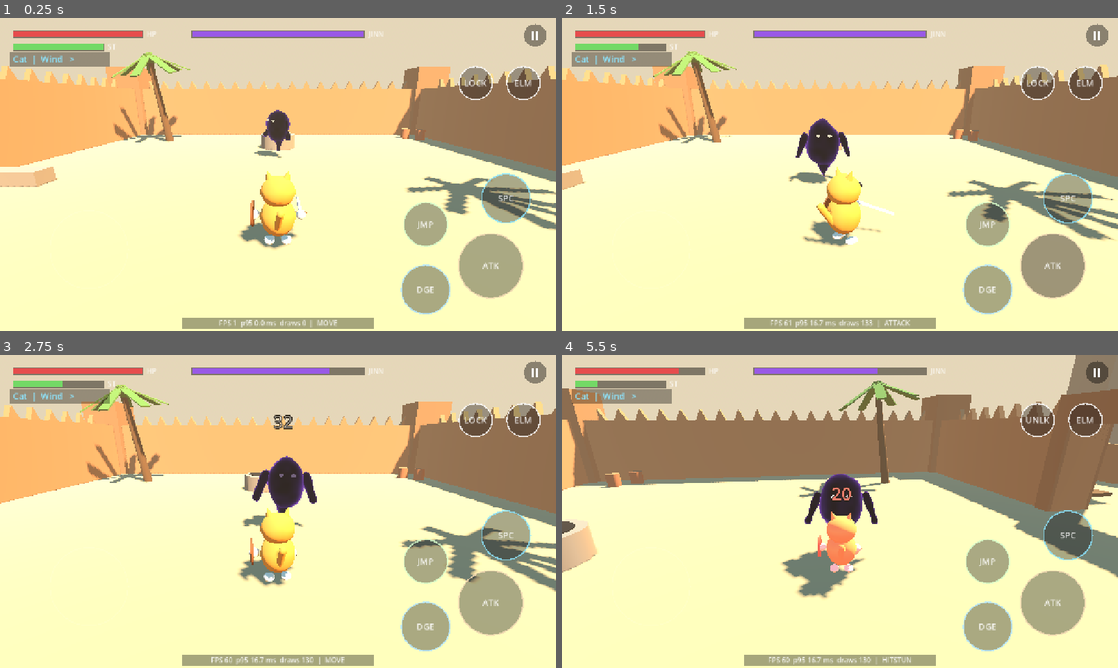
Above: before the commit, frames 1-4 (two rows, left to right).
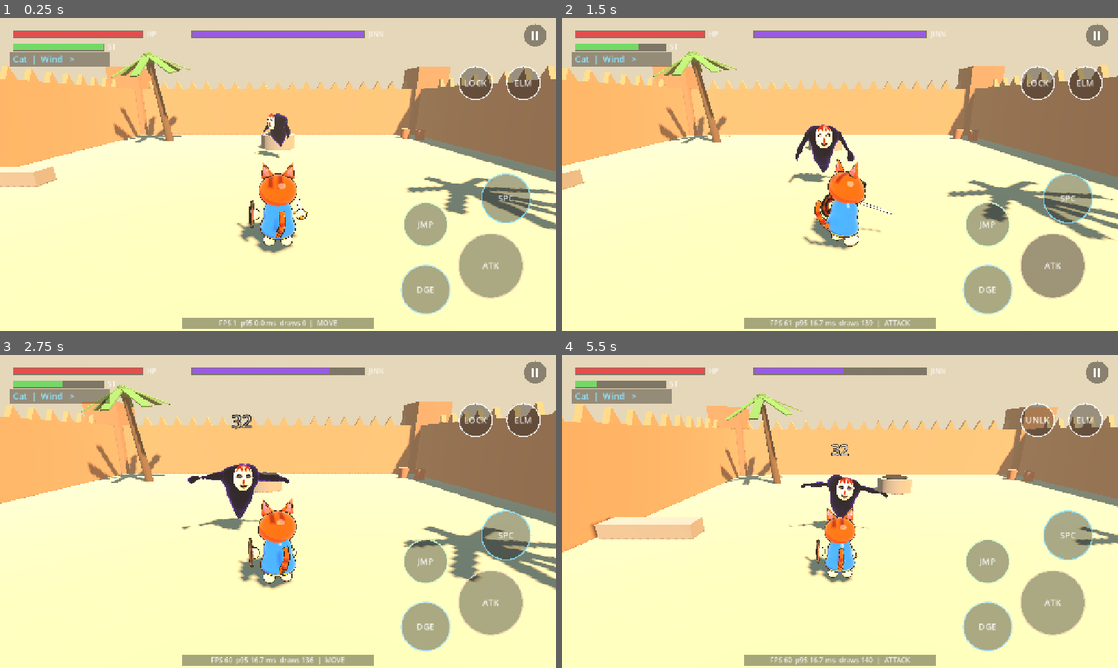
Above: after the commit, the same moments.

Repository: hafid753-rgb/desertgame
Game: Godot game, scene res://game/main.tscn
Two runs of this game, one before a commit and one after it. Both use one fixed random seed, a clock stepped at 60 frames per second and the inputs below.
Inputs (mouse positions are in pixels of both pictures, inside the frame that each line leads up to):
- Up to frame 1 (0.25 s): no input
- Up to frame 2 (1.5 s): move the mouse to (962, 158) at 0.52 s; hold D (move_right) 0.53-1.25 s; tap J (attack) at 0.6 s; click (962, 158) at 0.67 s; tap Space (jump) at 0.77 s; tap E (element) at 0.8 s; drag from (728, 190) to (812, 237) at 1.27 s
- Up to frame 3 (2.75 s): move the mouse to (333, 442) at 2.02 s; hold D (move_right) from 2.03 s (still down); tap 1 (species) at 2.1 s; tap J (attack) at 2.3 s
- Up to frame 4 (5.5 s): release D (move_right) at 2.75 s; drag from (812, 574) to (673, 464) at 2.77 s; move the mouse to (1006, 558) at 3.52 s; hold A (move_left) 3.53-4.25 s; tap Q (cycle_target) at 3.6 s; tap Space (jump) at 3.77 s; tap 1 (species) at 3.8 s; drag from (673, 464) to (756, 433) at 4.27 s; move the mouse to (867, 511) at 5.02 s; hold S (move_back) from 5.03 s (still down); tap E (element) at 5.1 s; click (867, 511) at 5.17 s

The runs differ from the first frame. In frame 1, 2.0% of the frame differs, in the area x 42-56%, y 29-76%; in frame 2, 2.4%; in frame 3, 6.1%; in frame 4, 34%, in the area x 0-100%, y 0-99%.

Commit message:
v0.3: real character models with toon shading
- Blender-built (bpy 5.3) Cat, Fennec, Lizard in daraa robes with embroidered
  pockets, takouba sword, leather shield, masked shadow jinn with claws
- Vertex-coloured parts, ~6k faces per species, floating hands/feet kept
- Toon shader (cel band, cool shadows, rim, spec) + outline adapted from
  GDQuest godot-shaders (MIT); double-sided cloth for the daraa sail
- Jinn arms pose per telegraphed attack; mask fades on banish
- tools/portrait.tscn renders a character lineup

Co-Authored-By: Claude Opus 5.5 <noreply@anthropic.com>
Claude-Session: https://claude.ai/code/session_01FJKj7YND72GBSTHM8TTJ61

Diff:
--- a/game/actors/jinn/jinn.gd
+++ b/game/actors/jinn/jinn.gd
@@ -43,7 +43,6 @@
 var fx_parent: Node
 var damage_taken_total: float = 0.0
 
-var _body: MeshInstance3D
 var _smoke_mat: ShaderMaterial
 var _eye_mat: StandardMaterial3D
 var _ring: MeshInstance3D
@@ -51,6 +50,10 @@
 var _visual: Node3D
 var _flash: float = 0.0
 var _rng := RandomNumberGenerator.new()
+var _arm_r: Node3D
+var _arm_l: Node3D
+var _mask: MeshInstance3D
+var _mask_mat: ShaderMaterial
 var _recent: Array[String] = []
 
 
@@ -152,6 +155,8 @@
 				_enter(S.CIRCLE if ai_enabled else S.IDLE)
 		S.DEAD:
 			_smoke_mat.set_shader_parameter("dissolve", clampf(state_time / 1.2, 0.0, 1.0))
+			if _mask:
+				_mask.scale = Vector3.ONE * maxf(0.01, 1.0 - state_time / 1.0)
 			if state_time > 1.3:
 				defeated.emit(self)
 				queue_free()
@@ -365,8 +370,36 @@
 	else:
 		_visual.rotation.z = 0.0
 	_visual.scale = _visual.scale.lerp(Vector3(swell, 1.0 / sqrt(swell), swell), 1.0 - exp(-12.0 * delta))
+	# Arms read the attack: swipe winds one claw back, burst spreads both,
+	# lunge sweeps both behind. Idle: slow drifting sway.
+	var t_ms := Time.get_ticks_msec() * 0.002
+	var ar := Vector3(sin(t_ms) * 0.12, 0, 0.1 + sin(t_ms * 1.3) * 0.08)
+	var al := Vector3(sin(t_ms + 1.0) * 0.12, 0, -0.1 - sin(t_ms * 1.1) * 0.08)
+	if state == S.TELEGRAPH:
+		match current:
+			"swipe":
+				ar = Vector3(-1.2 * tel_p, -0.8 * tel_p, 0.9 * tel_p)
+			"burst":
+				ar = Vector3(0, 0, 1.3 * tel_p)
+				al = Vector3(0, 0, -1.3 * tel_p)
+			"lunge":
+				ar = Vector3(0.9 * tel_p, 0, 0.3)
+				al = Vector3(0.9 * tel_p, 0, -0.3)
+	elif state == S.ATTACK and current == "swipe":
+		ar = Vector3(0.9, 1.0, 0.2)
+	elif state == S.STAGGER:
+		ar = Vector3(0.6, 0, 0.9)
+		al = Vector3(0.6, 0, -0.9)
+	var k := 1.0 - exp(-14.0 * delta)
+	if _arm_r:
+		_arm_r.rotation = _arm_r.rotation.lerp(ar, k)
+	if _arm_l:
+		_arm_l.rotation = _arm_l.rotation.lerp(al, k)
+
 	_flash = maxf(0.0, _flash - delta * 6.0)
 	_smoke_mat.set_shader_parameter("flash", _flash * 0.8)
+	if _mask_mat:
+		_mask_mat.set_shader_parameter("flash", _flash * 0.6)
 
 
 func _build_visual() -> void:
@@ -374,49 +407,31 @@
 	add_child(_visual)
 	_smoke_mat = ShaderMaterial.new()
 	_smoke_mat.shader = preload("res://game/actors/jinn/jinn_smoke.gdshader")
-	var body_mesh := SphereMesh.new()
-	body_mesh.radius = 0.55
-	body_mesh.height = 1.5
-	body_mesh.radial_segments = 20
-	body_mesh.rings = 12
-	_body = MeshInstance3D.new()
-	_body.mesh = body_mesh
-	_body.material_override = _smoke_mat
-	_body.position = Vector3(0, 1.1, 0)
-	_visual.add_child(_body)
-	# Wispy tail instead of legs.
-	var tail := CylinderMesh.new()
-	tail.top_radius = 0.4
-	tail.bottom_radius = 0.02
-	tail.height = 0.9
-	tail.radial_segments = 12
-	var tail_mi := MeshInstance3D.new()
-	tail_mi.mesh = tail
-	tail_mi.material_override = _smoke_mat
-	tail_mi.position = Vector3(0, 0.35, 0.05)
-	_visual.add_child(tail_mi)
-	# Long floating arms.
-	for side in [-1.0, 1.0]:
-		var arm := CapsuleMesh.new()
-		arm.radius = 0.1
-		arm.height = 0.9
-		var arm_mi := MeshInstance3D.new()
-		arm_mi.mesh = arm
-		arm_mi.material_override = _smoke_mat
-		arm_mi.position = Vector3(0.72 * side, 1.0, -0.05)
-		arm_mi.rotation = Vector3(0.2, 0, 0.35 * side)
-		_visual.add_child(arm_mi)
+	var parts := CharacterArt.load_parts("res://game/art/characters/jinn.glb")
+	for n in ["Body", "ArmR", "ArmL"]:
+		if parts.has(n):
+			var mi: MeshInstance3D = parts[n]
+			mi.material_override = _smoke_mat
+			_visual.add_child(mi)
+	_arm_r = parts.get("ArmR")
+	_arm_l = parts.get("ArmL")
+	if parts.has("Mask"):
+		_mask = parts["Mask"]
+		_mask_mat = CharacterArt.toon_material(Color(0.05, 0.03, 0.06), 0.008)
+		_mask.material_override = _mask_mat
+		_visual.add_child(_mask)
 	_eye_mat = StandardMaterial3D.new()
 	_eye_mat.shading_mode = BaseMaterial3D.SHADING_MODE_UNSHADED
 	_eye_mat.albedo_color = Color(0.95, 0.9, 0.7)
 	var eye := SphereMesh.new()
-	eye.radius = 0.07
-	eye.height = 0.1
+	eye.radius = 0.05
+	eye.height = 0.07
 	for side in [-1.0, 1.0]:
 		var e := MeshInstance3D.new()
 		e.mesh = eye
 		e.material_override = _eye_mat
-		e.position = Vector3(0.17 * side, 1.4, -0.47)
+		e.position = Vector3(0.11 * side, 1.41, -0.535)
+		e.scale = Vector3(1.2, 0.8, 0.5)
 		e.cast_shadow = GeometryInstance3D.SHADOW_CASTING_SETTING_OFF
 		_visual.add_child(e)
 	# Telegraph ring on the ground.
--- a/game/actors/player/creature_model.gd
+++ b/game/actors/player/creature_model.gd
@@ -1,84 +1,88 @@
 class_name CreatureModel
 extends Node3D
-## Placeholder Rayman-style creature: rounded body, floating hands and feet,
-## no limbs to skin. Built from primitives so it costs ~18 draw calls and needs
-## no imported art. Replace with the artist's rigged model later; keep the
-## same animate() contract so player.gd does not change.
+## Stylised Rayman-style creature: rounded body in a daraa robe, big head,
+## floating hands and feet (no limbs to skin). Parts are built in Blender by
+## tools/blender/build_characters.py and rendered with the toon + outline
+## shader: 9 parts, 9 draw calls + 9 outline passes, ~5k triangles.
+## player.gd only talks to build() and animate().
+
+const ART_DIR := "res://game/art/characters/"
+const HEAD_Y := 1.15
+const BODY_Y := 0.62
 
 var hand_r: Node3D
 var hand_l: Node3D
 var foot_r: Node3D
 var foot_l: Node3D
-var body: MeshInstance3D
+var body: Node3D
 var head: Node3D
 var tail: Node3D
-var sword: MeshInstance3D
+var sword: Node3D
 var element_glow: MeshInstance3D
 var daraa: Node3D
 
-var _mats: Array[StandardMaterial3D] = []
+var _mat: ShaderMaterial
+var _cloth_mat: ShaderMaterial
 var _glow_mat: StandardMaterial3D
 var _walk_phase := 0.0
 var _flash := 0.0
 var _flash_color := Color.WHITE
+var _species_key := "cat"
 
 
 func build(data: Dictionary) -> void:
-	var fur: Color = data["fur"]
-	var accent: Color = data["accent"]
-	body = _mesh(_sphere(0.34, 0.78), Vector3(0, 0.62, 0), fur, self)
-	_mesh(_sphere(0.2, 0.4), Vector3(0, 0.6, -0.2), accent, self)  # belly
-	head = Node3D.new()
-	head.position = Vector3(0, 1.12, 0)
-	add_child(head)
-	_mesh(_sphere(0.33, 0.6), Vector3.ZERO, fur, head)
-	_mesh(_sphere(0.15, 0.2), Vector3(0, -0.08, -0.26), accent, head)  # muzzle
-	for side in [-1.0, 1.0]:
-		var eye := _mesh(_sphere(0.055, 0.11), Vector3(0.12 * side, 0.05, -0.28), Color(0.08, 0.05, 0.1), head)
-		eye.scale = Vector3(1, 1.4, 1)
-		match str(data["ears"]):
-			"pointed":
-				var ear := _mesh(_cone(0.1, 0.24), Vector3(0.17 * side, 0.3, 0), fur, head)
-				ear.rotation = Vector3(0, 0, -0.35 * side)
-			"large":
-				var ear2 := _mesh(_cone(0.16, 0.42), Vector3(0.2 * side, 0.36, 0.02), fur, head)
-				ear2.rotation = Vector3(0, 0, -0.5 * side)
-				ear2.scale = Vector3(1, 1, 0.4)
-	tail = Node3D.new()
-	tail.position = Vector3(0, 0.45, 0.3)
-	add_child(tail)
-	var tail_mesh := _mesh(_capsule(0.07, 0.6), Vector3(0, 0.25, 0.08), fur, tail)
-	tail_mesh.rotation = Vector3(0.6, 0, 0)
-
-	hand_r = _pivot(Vector3(0.45, 0.62, -0.08))
-	hand_l = _pivot(Vector3(-0.45, 0.62, -0.08))
-	foot_r = _pivot(Vector3(0.17, 0.09, 0))
-	foot_l = _pivot(Vector3(-0.17, 0.09, 0))
-	for h in [hand_r, hand_l]:
-		_mesh(_sphere(0.1, 0.2), Vector3.ZERO, accent, h)
-	for f in [foot_r, foot_l]:
-		var fm := _mesh(_sphere(0.11, 0.16), Vector3(0, 0, -0.04), accent, f)
-		fm.scale = Vector3(1, 0.8, 1.35)
-	sword = _mesh(_box(Vector3(0.06, 0.05, 0.85)), Vector3(0, 0, -0.5), Color(0.85, 0.87, 0.9), hand_r)
-	_mesh(_box(Vector3(0.22, 0.05, 0.06)), Vector3(0, 0, -0.08), Color(0.55, 0.38, 0.2), hand_r)  # guard
-	var shield := _mesh(_cylinder(0.26, 0.05), Vector3(-0.05, 0, -0.05), Color(0.55, 0.32, 0.16), hand_l)
-	shield.rotation = Vector3(0, 0, PI / 2)
-	# The daraa: a flowing robe that opens like a sail for wind gliding.
+	_species_key = str(data["name"]).to_lower()
+	_mat = CharacterArt.toon_material(_outline_color(data))
+	var parts := CharacterArt.load_parts(ART_DIR + _species_key + ".glb")
+	var gear := CharacterArt.load_parts(ART_DIR + "equipment.glb")
+
+	body = _take(parts, "Body", Vector3(0, BODY_Y, 0))
+	head = _take(parts, "Head", Vector3(0, HEAD_Y, 0))
+	tail = _take(parts, "Tail", Vector3(0, 0.4, 0.26))
+	hand_r = _take(parts, "HandR", Vector3(0.45, 0.62, -0.08))
+	hand_l = _take(parts, "HandL", Vector3(-0.45, 0.62, -0.08))
+	foot_r = _take(parts, "FootR", Vector3(0.17, 0.09, 0))
+	foot_l = _take(parts, "FootL", Vector3(-0.17, 0.09, 0))
+
 	daraa = Node3D.new()
 	daraa.position = Vector3(0, 0.95, 0.05)
 	add_child(daraa)
-	var robe := Color(0.36, 0.62, 0.9)
-	for side in [-1.0, 1.0]:
-		var wing := _mesh(_box(Vector3(0.95, 0.03, 0.75)), Vector3(0.55 * side, 0.1, 0.08), robe, daraa)
-		wing.rotation = Vector3(0.1, 0, -0.18 * side)
-	_mesh(_box(Vector3(0.5, 0.03, 0.85)), Vector3(0, 0.12, 0.12), Color(0.95, 0.96, 1.0), daraa)
+	_cloth_mat = CharacterArt.cloth_material()
+	for n in ["DaraaR", "DaraaL"]:
+		if parts.has(n):
+			var w: MeshInstance3D = parts[n]
+			w.position = Vector3.ZERO
+			w.material_override = _cloth_mat
+			daraa.add_child(w)
 	daraa.visible = false
 	daraa.scale = Vector3(0.2, 1, 0.2)
-	element_glow = _mesh(_sphere(0.16, 0.32), Vector3(0, 0, 0), Color(1, 1, 1, 0.0), hand_r)
-	_glow_mat = element_glow.material_override as StandardMaterial3D
+
+	if gear.has("Sword"):
+		sword = gear["Sword"]
+		sword.transform = Transform3D.IDENTITY
+		(sword as MeshInstance3D).material_override = CharacterArt.toon_material(Color(0.1, 0.08, 0.08), 0.006)
+		hand_r.add_child(sword)
+	if gear.has("Shield"):
+		var shield: MeshInstance3D = gear["Shield"]
+		shield.transform = Transform3D(Basis(), Vector3(-0.06, 0, -0.02))
+		shield.material_override = _mat
+		hand_l.add_child(shield)
+	for k in gear:
+		if (gear[k] as Node).get_parent() == null:
+			(gear[k] as Node).queue_free()
+
+	element_glow = MeshInstance3D.new()
+	var s := SphereMesh.new()
+	s.radius = 0.16
+	s.height = 0.32
+	element_glow.mesh = s
+	_glow_mat = StandardMaterial3D.new()
 	_glow_mat.shading_mode = BaseMaterial3D.SHADING_MODE_UNSHADED
 	_glow_mat.transparency = BaseMaterial3D.TRANSPARENCY_ALPHA
+	_glow_mat.albedo_color = Color(1, 1, 1, 0)
+	element_glow.material_override = _glow_mat
 	element_glow.cast_shadow = GeometryInstance3D.SHADOW_CASTING_SETTING_OFF
+	hand_r.add_child(element_glow)
 
 
 func flash(color: Color, amount: float = 1.0) -> void:
@@ -86,8 +90,8 @@
 	_flash_color = color
 
 
-## info keys: move (0..1), state (String), t (0..1 progress in state),
-## combo (int), charge (0..3 float), element_color (Color), guarding (bool)
+## info keys: move (0..1), state (String), t (0..1 progress in state or climb
+## speed), combo (int), charge (0..3 float), element_color (Color)
 func animate(delta: float, info: Dictionary) -> void:
 	var move: float = info.get("move", 0.0)
 	var state: String = info.get("state", "MOVE")
@@ -97,9 +101,13 @@
 
 	_walk_phase += delta * (4.0 + 10.0 * move)
 	var bob := sin(_walk_phase * 2.0) * 0.04 * move
-	body.position.y = 0.62 + bob
-	head.position.y = 1.12 + bob * 1.3 + sin(_walk_phase) * 0.01
+	var breathe := sin(Time.get_ticks_msec() * 0.003) * 0.012 * (1.0 - move)
+	var body_y := BODY_Y + bob
+	var head_y := HEAD_Y + bob * 1.3 + breathe
+	var head_z := 0.0
+	var lean := 0.0
 	tail.rotation.y = sin(_walk_phase * 0.7) * 0.35
+	tail.rotation.x = sin(_walk_phase * 0.5) * 0.1
 
 	var step := sin(_walk_phase) * 0.22 * move
 	var fr := Vector3(0.17, 0.09 + maxf(0.0, sin(_walk_phase)) * 0.12 * move, -step)
@@ -108,6 +116,7 @@
 	var hl := Vector3(-0.45, 0.62 + bob, -0.08 - step * 0.6)
 	var hr_rot := Vector3.ZERO
 	var hl_rot := Vector3.ZERO
+	lean = move * 0.12
 
 	match state:
 		"ATTACK", "HEAVY":
@@ -116,31 +125,36 @@
 			var swing := clampf(t * 1.8, 0.0, 1.0)
 			hr = Vector3(lerpf(0.55 * side, -0.35 * side, swing), 0.8, -0.35)
 			hr_rot = Vector3(-0.3, lerpf(1.2 * side, -1.4 * side, swing), 0)
+			lean = 0.2
 			if state == "HEAVY":
 				hr = Vector3(0.3, lerpf(1.4, 0.4, swing), -0.4)
 				hr_rot = Vector3(lerpf(1.2, -1.3, swing), 0, 0)
 		"HEAVY_CHARGE":
 			hr = Vector3(0.35, 1.4, 0.05)
 			hr_rot = Vector3(1.3, 0, 0)
+			lean = -0.1
 		"GUARD", "DEFENSE":
 			hl = Vector3(-0.15, 0.75, -0.42)
 			hl_rot = Vector3(0, -0.4, 0)
+			lean = 0.05
 		"DODGE", "MOBILITY":
-			body.position.y = 0.45
-			head.position.y = 0.9
+			body_y = 0.45
+			head_y = 0.92
+			lean = 0.35
 		"CAST":
 			hr = Vector3(0.2, 0.85, -0.55)
 			hl = Vector3(-0.2, 0.85, -0.55)
 		"HITSTUN":
-			head.position.z = 0.08
+			head_z = 0.08
+			lean = -0.25
 		"CLIMB":
-			var cv: float = info.get("t", 0.0)
-			_walk_phase += delta * absf(cv) * 6.0
+			_walk_phase += delta * absf(t) * 6.0
 			var reach := sin(_walk_phase) * 0.18
 			hr = Vector3(0.32, 1.25 + reach, -0.3)
 			hl = Vector3(-0.32, 1.25 - reach, -0.3)
 			fr = Vector3(0.18, 0.15 - reach, -0.25)
 			fl = Vector3(-0.18, 0.15 + reach, -0.25)
+			lean = 0.15
 		"MANTLE":
 			hr = Vector3(0.3, 0.9, -0.4)
 			hl = Vector3(-0.3, 0.9, -0.4)
@@ -152,10 +166,11 @@
 			fr = Vector3(0.17, 0.2, 0.08)
 			fl = Vector3(-0.17, 0.05, -0.08)
 		"GLIDE":
-			hr = Vector3(0.95, 1.0, 0.05)
-			hl = Vector3(-0.95, 1.0, 0.05)
+			hr = Vector3(1.0, 1.0, 0.05)
+			hl = Vector3(-1.0, 1.0, 0.05)
 			fr = Vector3(0.15, 0.1, 0.25)
 			fl = Vector3(-0.15, 0.1, 0.25)
+			lean = 0.3
 	if charge > 0.0:
 		hr = hr.lerp(Vector3(0.3, 0.95, -0.25), 0.6)
 
@@ -166,6 +181,11 @@
 		daraa.rotation.x = sin(_walk_phase * 3.0) * 0.06
 
 	var k := 1.0 - exp(-20.0 * delta)
+	body.position.y = lerpf(body.position.y, body_y, k)
+	body.rotation.x = lerpf(body.rotation.x, -lean, k)
+	head.position.y = lerpf(head.position.y, head_y, k)
+	head.position.z = lerpf(head.position.z, head_z - lean * 0.25, k)
+	head.rotation.x = lerpf(head.rotation.x, -lean * 0.5, k)
 	hand_r.position = hand_r.position.lerp(hr, k)
 	hand_l.position = hand_l.position.lerp(hl, k)
 	foot_r.position = foot_r.position.lerp(fr, k)
@@ -178,69 +198,22 @@
 	element_glow.scale = Vector3.ONE * (0.6 + charge * 0.5)
 
 	_flash = maxf(0.0, _flash - delta * 6.0)
-	for m in _mats:
-		m.emission_enabled = _flash > 0.01
-		m.emission = _flash_color
-		m.emission_energy_multiplier = _flash * 1.5
-
-
-func _pivot(pos: Vector3) -> Node3D:
-	var n := Node3D.new()
-	n.position = pos
-	add_child(n)
-	return n
-
-
-func _mesh(mesh: Mesh, pos: Vector3, color: Color, parent: Node3D) -> MeshInstance3D:
-	var mi := MeshInstance3D.new()
-	mi.mesh = mesh
-	mi.position = pos
-	var m := StandardMaterial3D.new()
-	m.albedo_color = color
-	m.roughness = 0.85
-	mi.material_override = m
-	_mats.append(m)
-	parent.add_child(mi)
+	_mat.set_shader_parameter("flash", _flash * 0.9)
+	_mat.set_shader_parameter("flash_color", _flash_color)
+
+
+func _take(parts: Dictionary, name: String, fallback_pos: Vector3) -> Node3D:
+	var mi: MeshInstance3D = parts.get(name)
+	if mi == null:
+		var n := Node3D.new()
+		n.position = fallback_pos
+		add_child(n)
+		return n
+	mi.material_override = _mat
+	add_child(mi)
 	return mi
 
 
-func _sphere(r: float, h: float) -> SphereMesh:
-	var s := SphereMesh.new()
-	s.radius = r
-	s.height = h
-	s.radial_segments = 16
-	s.rings = 8
-	return s
-
-
-func _cone(r: float, h: float) -> CylinderMesh:
-	var c := CylinderMesh.new()
-	c.top_radius = 0.0
-	c.bottom_radius = r
-	c.height = h
-	c.radial_segments = 8
-	return c
-
-
-func _cylinder(r: float, h: float) -> CylinderMesh:
-	var c := CylinderMesh.new()
-	c.top_radius = r
-	c.bottom_radius = r
-	c.height = h
-	c.radial_segments = 16
-	return c
-
-
-func _capsule(r: float, h: float) -> CapsuleMesh:
-	var c := CapsuleMesh.new()
-	c.radius = r
-	c.height = h
-	c.radial_segments = 8
-	c.rings = 4
-	return c
-
-
-func _box(size: Vector3) -> BoxMesh:
-	var b := BoxMesh.new()
-	b.size = size
-	return b
+func _outline_color(data: Dictionary) -> Color:
+	var fur: Color = data["fur"]
+	return fur.darkened(0.78)
--- /dev/null
+++ b/game/art/character_art.gd
@@ -0,0 +1,64 @@
+class_name CharacterArt
+extends RefCounted
+## Loads the Blender-built character parts (tools/blender/build_characters.py)
+## and gives them the toon + outline look.
+
+const TOON := preload("res://game/shaders/toon.gdshader")
+const TOON_DOUBLE := preload("res://game/shaders/toon_double.gdshader")
+const OUTLINE := preload("res://game/shaders/outline.gdshader")
+
+
+## Thin cloth: both faces lit correctly, no outline hull.
+static func cloth_material() -> ShaderMaterial:
+	var m := ShaderMaterial.new()
+	m.shader = TOON_DOUBLE
+	return m
+
+
+static func toon_material(outline_color: Color = Color(0.14, 0.08, 0.07), thickness: float = 0.012) -> ShaderMaterial:
+	var m := ShaderMaterial.new()
+	m.shader = TOON
+	if thickness > 0.0:
+		var o := ShaderMaterial.new()
+		o.shader = OUTLINE
+		o.set_shader_parameter("thickness", thickness)
+		o.set_shader_parameter("outline_color", outline_color)
+		m.next_pass = o
+	return m
+
+
+## Instantiates a .glb and returns {node_name: MeshInstance3D}, detached from
+## the imported root so the caller can parent them anywhere.
+static func load_parts(path: String) -> Dictionary:
+	var out := {}
+	var scene: PackedScene = load(path)
+	if scene == null:
+		push_error("CharacterArt: cannot load %s" % path)
+		return out
+	var root := scene.instantiate()
+	for mi in _meshes(root):
+		var xf: Transform3D = mi.global_transform if mi.is_inside_tree() else _accum(mi)
+		mi.get_parent().remove_child(mi)
+		mi.transform = xf
+		mi.owner = null
+		out[str(mi.name)] = mi
+	root.free()
+	return out
+
+
+static func _meshes(n: Node) -> Array[MeshInstance3D]:
+	var arr: Array[MeshInstance3D] = []
+	for c in n.get_children():
+		if c is MeshInstance3D:
+			arr.append(c)
+		arr.append_array(_meshes(c))
+	return arr
+
+
+static func _accum(n: Node3D) -> Transform3D:
+	var xf := n.transform
+	var p := n.get_parent()
+	while p is Node3D:
+		xf = (p as Node3D).transform * xf
+		p = p.get_parent()
+	return xf
--- /dev/null
+++ b/game/shaders/outline.gdshader
@@ -0,0 +1,16 @@
+// Inverted-hull outline, used as next_pass of the toon material.
+// Adapted from GDQuest godot-shaders (outline3D.gdshader), MIT licence:
+// https://github.com/gdquest-demos/godot-shaders
+shader_type spatial;
+render_mode unshaded, cull_front, depth_draw_opaque;
+
+uniform float thickness = 0.012;
+uniform vec4 outline_color : source_color = vec4(0.14, 0.08, 0.07, 1.0);
+
+void vertex() {
+	VERTEX += NORMAL * thickness;
+}
+
+void fragment() {
+	ALBEDO = outline_color.rgb;
+}
--- /dev/null
+++ b/game/shaders/toon.gdshader
@@ -0,0 +1,6 @@
+// Hafid character shader: two-tone cel lighting with cool shadow tint,
+// a soft rim and a small specular blob. Colour comes from vertex colours,
+// so one material covers a whole character. Works on Mobile and Compatibility.
+shader_type spatial;
+render_mode cull_back;
+#include "res://game/shaders/toon_common.gdshaderinc"
--- /dev/null
+++ b/game/shaders/toon_double.gdshader
@@ -0,0 +1,5 @@
+// Double-sided variant for thin cloth (the daraa sail).
+shader_type spatial;
+render_mode cull_disabled;
+#define DOUBLE_SIDED
+#include "res://game/shaders/toon_common.gdshaderinc"
--- /dev/null
+++ b/tools/portrait.gd
@@ -0,0 +1,70 @@
+extends Node
+## Character lineup render: godot --path . res://tools/portrait.tscn
+## Saves user://shots/lineup.png and user://shots/jinn_close.png
+
+func _ready() -> void:
+	var root := Node3D.new()
+	add_child(root)
+	var sun := DirectionalLight3D.new()
+	sun.rotation = Vector3(deg_to_rad(-45), deg_to_rad(30), 0)
+	sun.light_energy = 0.9
+	sun.shadow_enabled = true
+	root.add_child(sun)
+	var env := Environment.new()
+	env.background_mode = Environment.BG_COLOR
+	env.background_color = Color(0.86, 0.74, 0.56)
+	env.ambient_light_source = Environment.AMBIENT_SOURCE_COLOR
+	env.ambient_light_color = Color(0.9, 0.85, 0.8)
+	env.ambient_light_energy = 0.45
+	env.tonemap_mode = Environment.TONE_MAPPER_FILMIC
+	var we := WorldEnvironment.new()
+	we.environment = env
+	root.add_child(we)
+	var floor_mi := MeshInstance3D.new()
+	var pm := PlaneMesh.new()
+	pm.size = Vector2(20, 20)
+	floor_mi.mesh = pm
+	var fm := StandardMaterial3D.new()
+	fm.albedo_color = Color(0.78, 0.64, 0.45)
+	floor_mi.material_override = fm
+	root.add_child(floor_mi)
+	var x := -2.4
+	for id in ["cat", "fennec", "lizard"]:
+		var m := CreatureModel.new()
+		root.add_child(m)
+		m.build(Species.get_data(id))
+		m.position = Vector3(x, 0, 0)
+		m.rotation.y = PI + 0.35
+		x += 1.6
+	var j := Jinn.new()
+	j.ai_enabled = false
+	j.position = Vector3(2.6, 0, -0.4)
+	j.rotation.y = PI + 0.25
+	root.add_child(j)
+	var cam := Camera3D.new()
+	cam.fov = 40
+	root.add_child(cam)
+	cam.position = Vector3(0, 1.6, 7.2)
+	cam.look_at(Vector3(0, 0.95, 0))
+	cam.current = true
+	for i in 30:
+		await get_tree().process_frame
+	await _shot("lineup")
+	cam.position = Vector3(2.0, 1.55, 1.8)
+	cam.look_at(Vector3(2.6, 1.2, -0.4))
+	for i in 5:
+		await get_tree().process_frame
+	await _shot("jinn_close")
+	cam.position = Vector3(-2.9, 1.25, 1.6)
+	cam.look_at(Vector3(-2.4, 0.9, 0))
+	for i in 5:
+		await get_tree().process_frame
+	await _shot("cat_close")
+	get_tree().quit()
+
+func _shot(name: String) -> void:
+	await RenderingServer.frame_post_draw
+	DirAccess.make_dir_recursive_absolute("user://shots")
+	var path := "user://shots/%s.png" % name
+	get_viewport().get_texture().get_image().save_png(path)
+	print("saved ", ProjectSettings.globalize_path(path))
--- /dev/null
+++ b/tools/portrait.tscn
@@ -0,0 +1,6 @@
+[gd_scene load_steps=2 format=3]
+
+[ext_resource type="Script" path="res://tools/portrait.gd" id="1"]
+
+[node name="Portrait" type="Node"]
+script = ExtResource("1")
Not shown, changed: export_presets.cfg
Not shown, added: game/art/character_art.gd.uid
Binary file added: game/art/characters/cat.glb
Not shown, added: game/art/characters/cat.glb.import
Binary file added: game/art/characters/equipment.glb
Not shown, added: game/art/characters/equipment.glb.import
Binary file added: game/art/characters/fennec.glb
Not shown, added: game/art/characters/fennec.glb.import
Binary file added: game/art/characters/jinn.glb
Not shown, added: game/art/characters/jinn.glb.import
Binary file added: game/art/characters/lizard.glb
Not shown, added: game/art/characters/lizard.glb.import
(and 7 more such lines)
